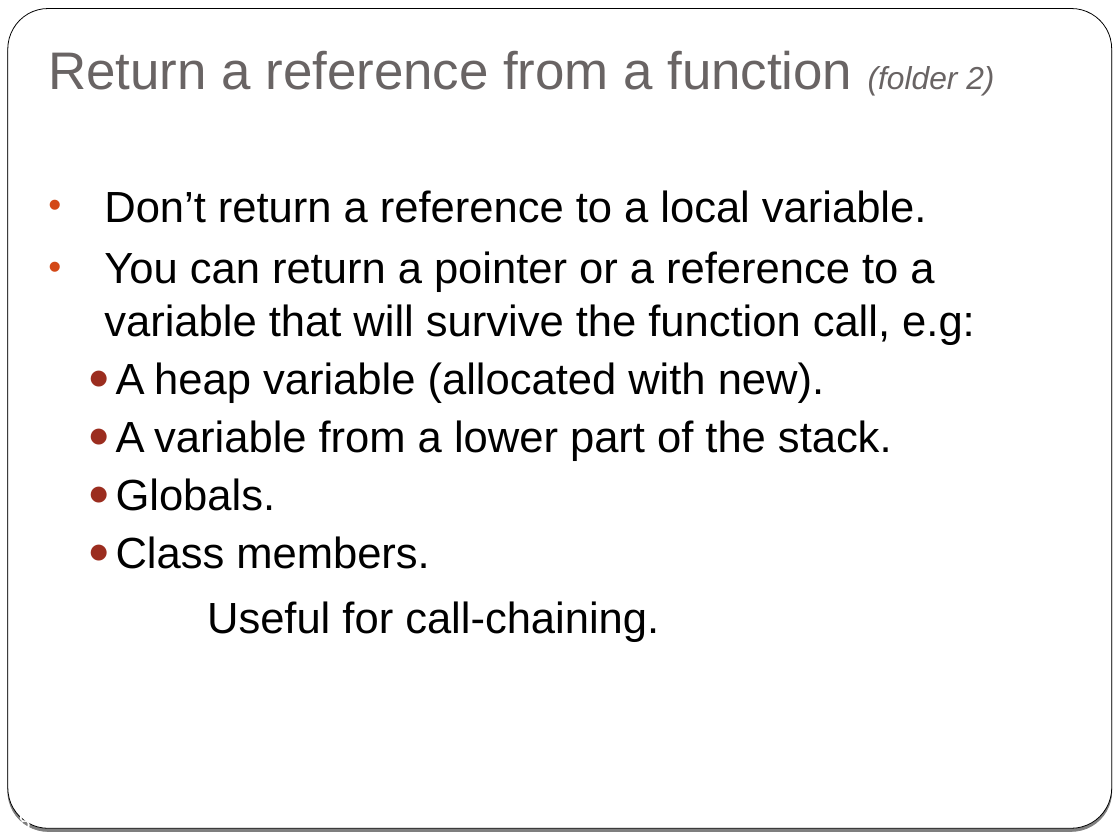
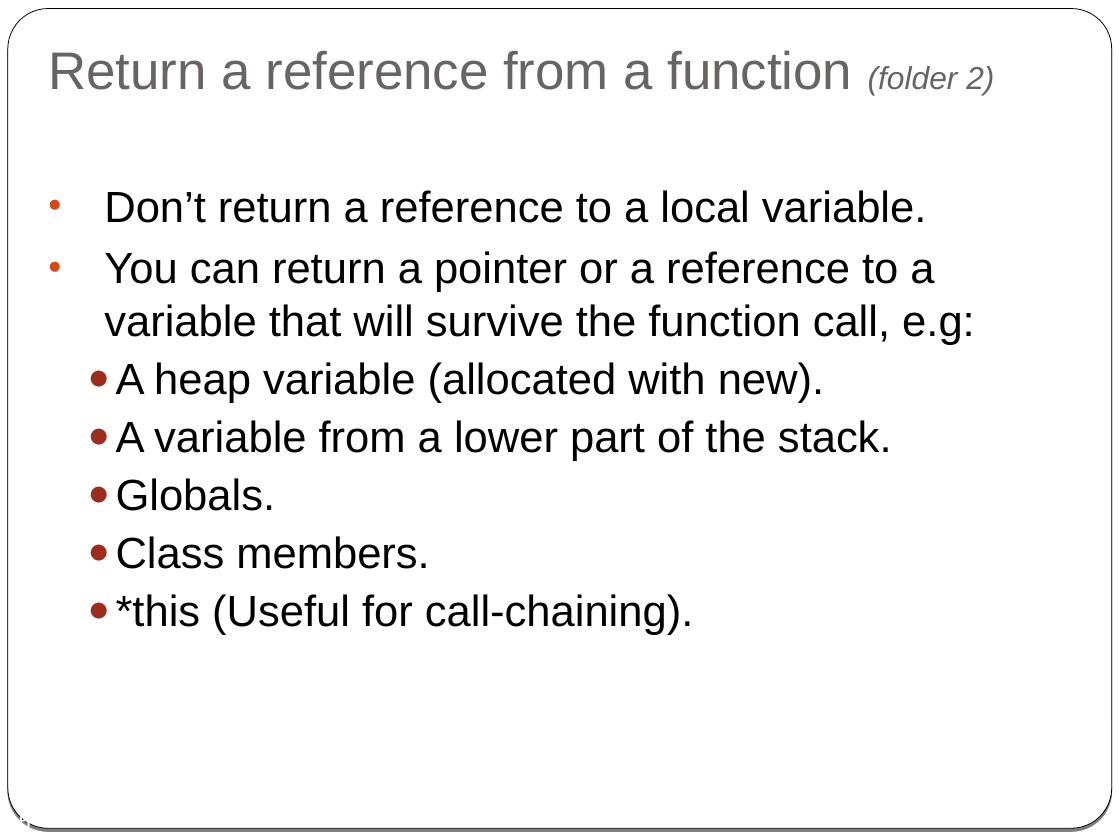
Before and after one commit to cpp-at-ariel/cpp-5778, a slide deck: slide 15 of week03-reference-const/slides-reference.odp (slide 18 before the commit). Drawn at 1120x840 pixels with LibreOffice and Linux fonts; fonts in the diff are those of the drawing. Boxes give left, top, right and bottom in pixels: in the first picture for what was removed or moved away, otherwise in the second. Text is boxed around its words. In the diff, an @@ line names an element or a change of style, - is before the commit and + after.

```diff
--- a/week03-reference-const/slides-reference.odp
+++ b/week03-reference-const/slides-reference.odp
@@ text at <box>116,594,693,635</box>: text changed @@
-    ● Useful for call-chaining.
+  ● *this (Useful for call-chaining).
```
Also in this commit, not shown: 6 other slides changed, 8 slides removed, 30 other files.
